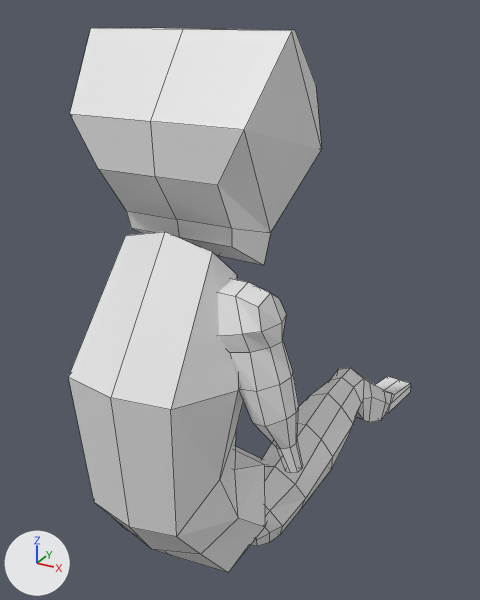
An edit to the Blender file 0blender/downer.blend, drawn before and after from the same camera.
Camera for both pictures: a 50 mm camera at (1.99, -3.15, 3.29) aimed at (-0.07, 0.6, 1.42). The lights are fixed; the arrows at lower left show +X, +Y and +Z. Mesh edges are drawn as thin lines.

Names of what the first picture shows: 'Cube', 'head', 'legs', 'torso'.
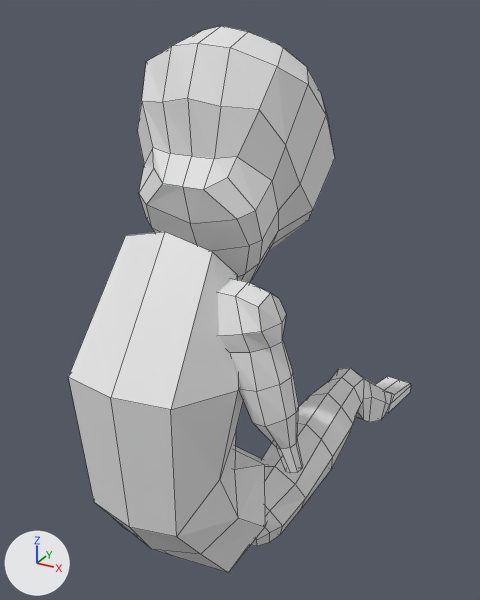
Pixel boxes (x1, y1, x2, y2) of what changed, in the pictures (480 x 600 px):
'head', deleted
    before: (70, 28, 322, 265)
'head.001', added
    after: (137, 26, 335, 283)

The change in detail:
Mesh me_cube_004 is new.
It has 98 vertices, 96 faces and spans x -0.97..0.97, y -1.29..0.87, z -1.05..1.22.
Object 'head' (ob_head) is deleted.
Object 'head.001' (ob_head_001) is new; it shows me_cube_004.
Its location is (0.0, 0.294, 2.382).
Its rotation in degrees is (-48, 0, 0).
Its scale is (0.567, 0.567, 0.567).
